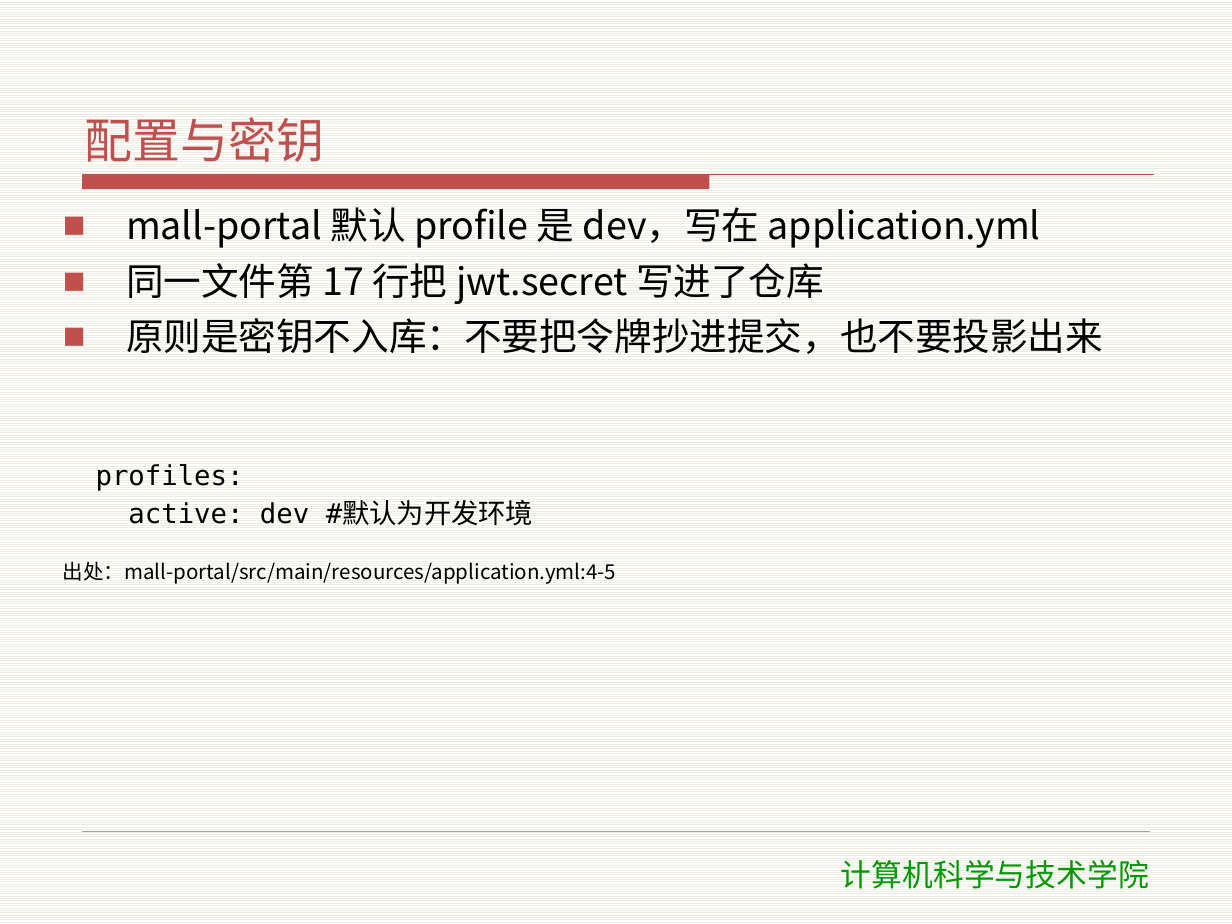
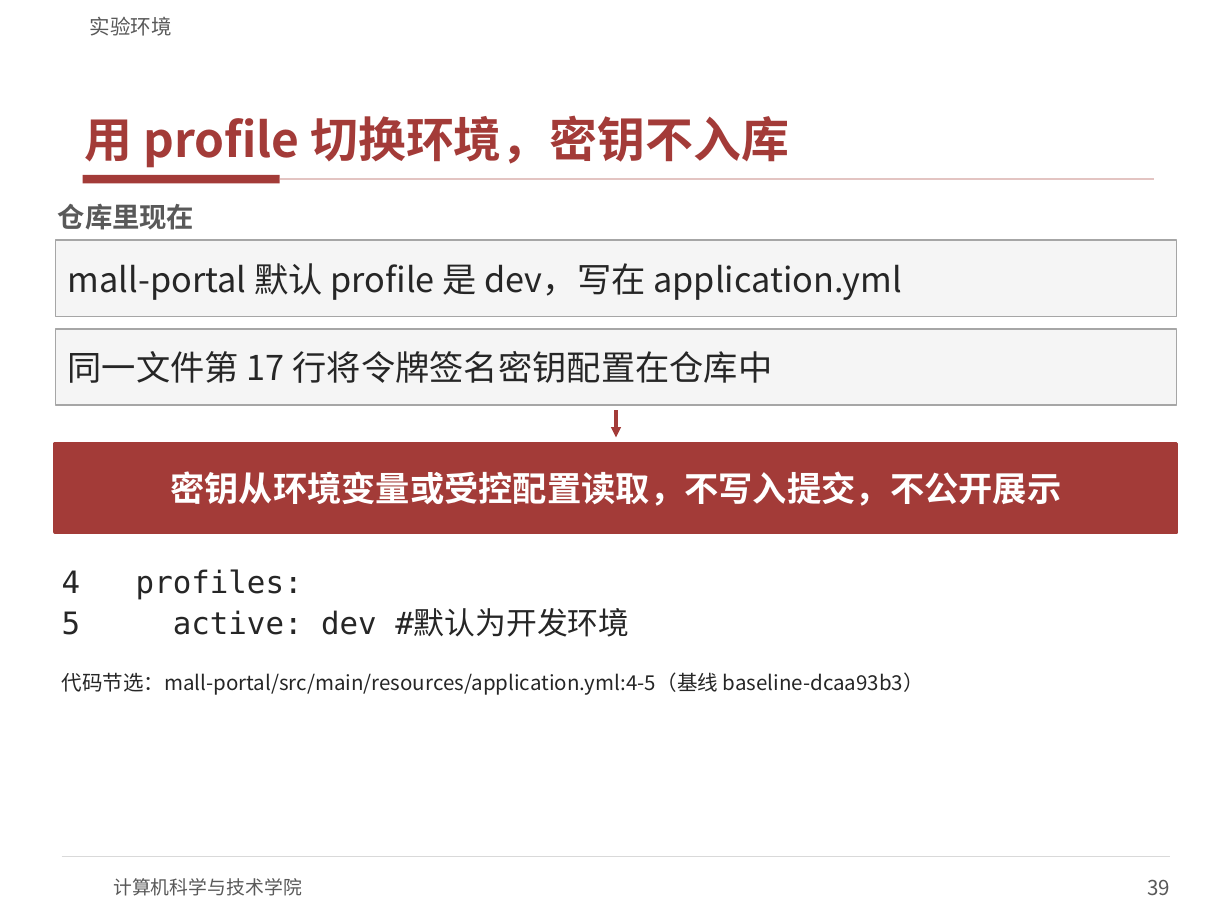
Before and after one commit to meng004/mall, a slide deck: slide 39 of SDC/教学资料/课件/T2-运行环境.pptx (slide 22 before the commit). Drawn at 1232x924 pixels with LibreOffice and Linux fonts; fonts in the diff are those of the drawing; background and template pictures are left out. Boxes give left, top, right and bottom in pixels: in the first picture for what was removed or moved away, otherwise in the second. Text is boxed around its words. In the diff, an @@ line names an element or a change of style, - is before the commit and + after.

```diff
--- a/SDC/教学资料/课件/T2-运行环境.pptx
+++ b/SDC/教学资料/课件/T2-运行环境.pptx
@@ background pattern #EEECE1 on #FFFFFF to #FFFFFF @@
@@ text added at box(90, 17, 172, 36), 12 pt, text #595959 @@
+实验环境
@@ title at box(85, 115, 788, 168): text changed; text colour #C0504D to #A33B38; bold on @@
-配置与密钥
+用 profile 切换环境，密钥不入库
@@ freeform shape removed at box(83, 175, 1154, 190) @@
@@ rectangle added at box(83, 175, 280, 184), fill #A33B38 @@
@@ text added at box(58, 203, 194, 230), 16 pt, text #595959, bold @@
+仓库里现在
@@ text removed at box(126, 207, 1103, 354) @@
-■ mall-portal 默认 profile 是 dev，写在 application.yml
-■ 同一文件第 17 行把 jwt.secret 写进了仓库
-■ 原则是密钥不入库：不要把令牌抄进提交，也不要投影出来
@@ line added from (280, 180) to (1154, 180), #E3C4C2 1 pt @@
@@ rectangle added at box(55, 240, 1177, 317), fill #F5F5F5, outline #A6A6A6 1 pt, 20 pt, text #262626 @@
+mall-portal 默认 profile 是 dev，写在 application.yml
@@ rectangle added at box(55, 329, 1177, 405), fill #F5F5F5, outline #A6A6A6 1 pt, 20 pt, text #262626 @@
+同一文件第 17 行将令牌签名密钥配置在仓库中
@@ freeform shape added at box(616, 410, 617, 437), outline #A33B38 1.75 pt @@
@@ rectangle added at box(55, 444, 1177, 532), fill #A33B38, outline #A33B38 2.25 pt, 20 pt, text #FFFFFF, bold @@
+密钥从环境变量或受控配置读取，不写入提交，不公开展示
@@ text at box(62, 569, 629, 637): text changed; size 16 to 18 pt; text colour #000000 to #262626 @@
-profiles:
-active: dev #默认为开发环境
+4 profiles:
+5 active: dev #默认为开发环境
@@ text at box(62, 672, 924, 695): text changed; text colour #000000 to #262626 @@
-出处：mall-portal/src/main/resources/application.yml:4-5
+代码节选：mall-portal/src/main/resources/application.yml:4-5（基线 baseline-dcaa93b3）
@@ line moved from (83, 832) - (1149, 832) to (62, 856) - (1170, 856) @@
@@ line (62, 856) - (1170, 856): stroke #C0504D 0.25 pt to #D9D9D9 0.75 pt @@
@@ text "计算机科学与技术学院": place and size @@
-text "计算机科学与技术学院" at box(841, 860, 1149, 889)
+text "计算机科学与技术学院" at box(113, 878, 302, 896)
@@ text "计算机科学与技术学院" at box(113, 878, 302, 896): size 18 to 11 pt, font DejaVu Sans to Noto Sans CJK SC, text colour #009900 to #595959; alignment centre to left; less space between paragraphs; vertical alignment top to middle @@
@@ page number added at box(1148, 879, 1171, 895), 12 pt, text #595959 @@
+39
```
Also in this commit, not shown: 15 other slides changed, 46 slides added, 20 slides removed, 19 other files.
